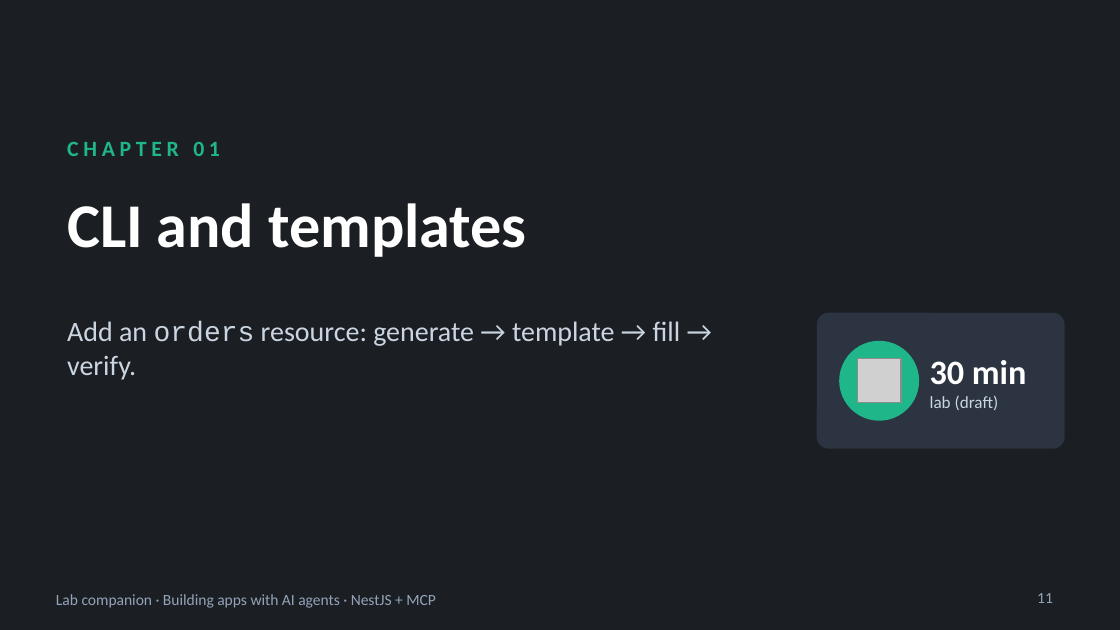
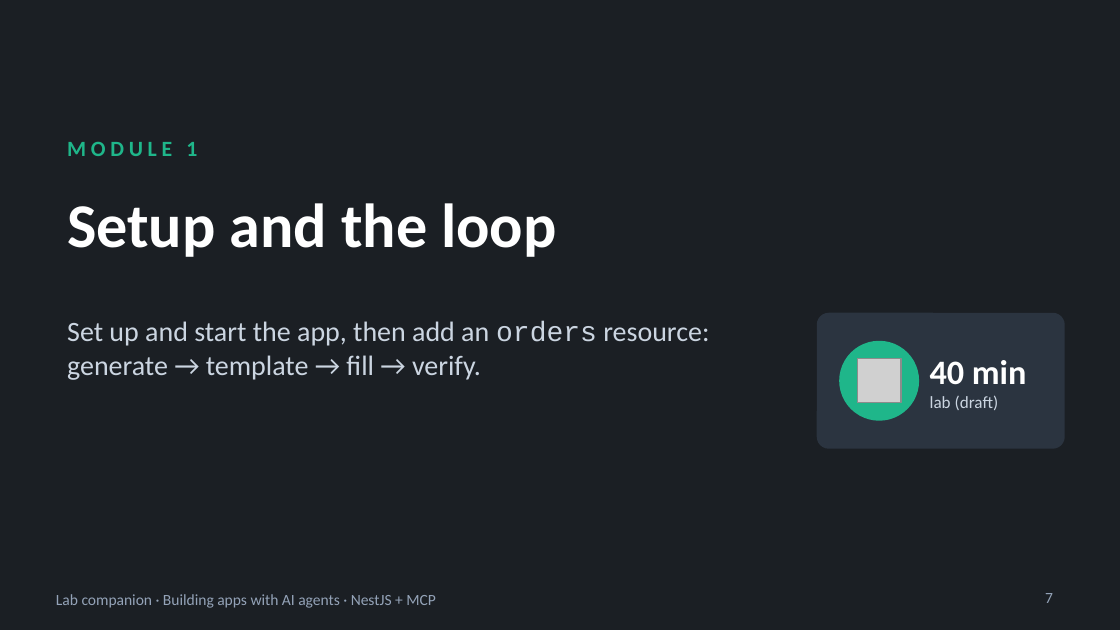
Before and after one commit to blazaga/ai-training-modules, a slide deck: slide 7 of docs/ai-agent-training/slides/lab-companion.pptx (slide 11 before the commit). Drawn at 1120x630 pixels with LibreOffice and Linux fonts; fonts in the diff are those of the drawing; grey boxes stand for pictures. Boxes give left, top, right and bottom in pixels: in the first picture for what was removed or moved away, otherwise in the second. Text is boxed around its words. In the diff, an @@ line names an element or a change of style, - is before the commit and + after.

```diff
--- a/docs/ai-agent-training/slides/lab-companion.pptx
+++ b/docs/ai-agent-training/slides/lab-companion.pptx
@@ text at [67,142,197,156]: text changed @@
-CHAPTER 01
+MODULE 1
@@ title at [67,203,556,257]: text changed @@
-CLI and templates
+Setup and the loop
@@ text at [67,321,709,380]: text changed @@
-Add an orders resource: generate → template → fill → verify.
+Set up and start the app, then add an orders resource: generate → template → fill → verify.
@@ text at [930,360,1027,385]: text changed @@
-30 min
+40 min
@@ page number at [1045,593,1053,603]: text changed @@
-11
+7
```
Also in this commit, not shown: 28 other slides changed, 16 slides removed, 18 other files.
